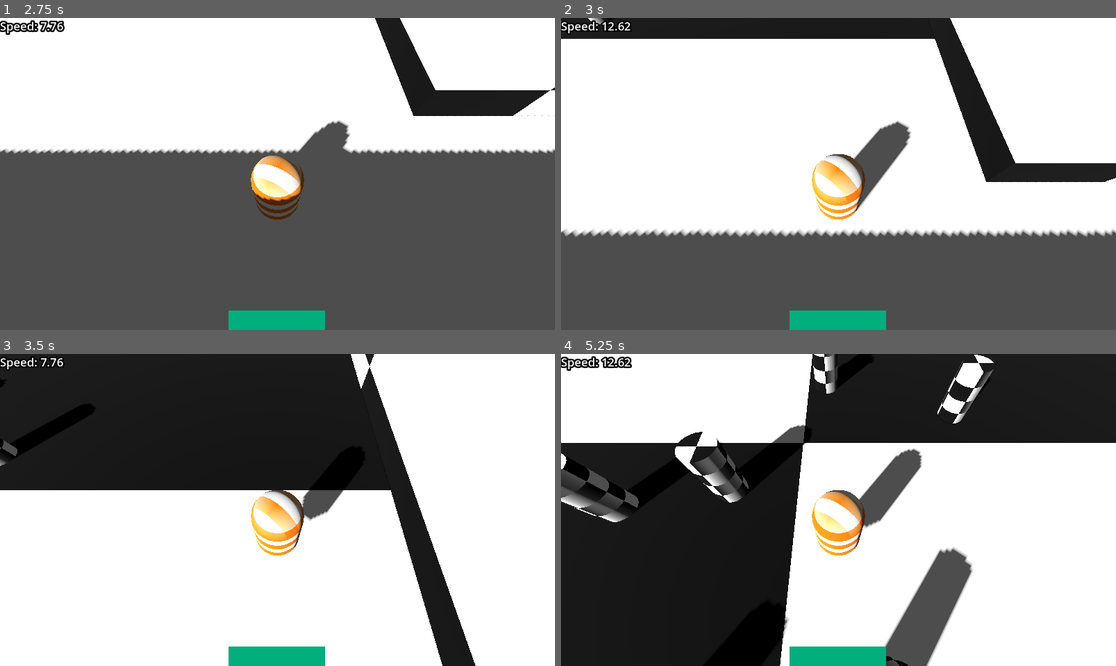
Above: before the commit, frames 1-4 (two rows, left to right).
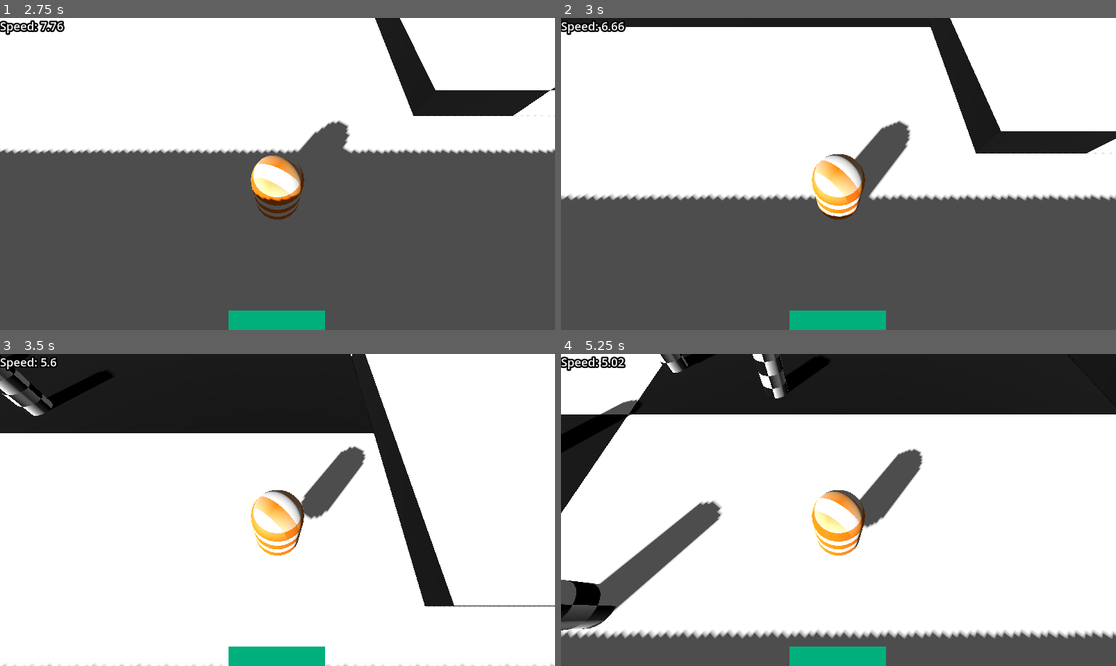
Above: after the commit, the same moments.

Repository: sammburr/terras-inter
Game: Godot game, scene res://scenes/tests/player_movement.tscn
Two runs of this game, one before a commit and one after it. Both use one fixed random seed, a clock stepped at 60 frames per second and the inputs below.
Inputs (mouse positions are in pixels of both pictures, inside the frame that each line leads up to):
- Up to frame 1 (2.75 s): tap Enter (ui_accept) at 0.5, 0.77, 1.52 s; move the mouse to (399, 158) at 0.52 s; hold D (move_right) 0.53-1.28 s; tap Shift (dash) at 0.6, 1.35, 2.1 s; click (399, 158) at 0.67 s; move the mouse to (166, 189) at 1.27 s; hold S (move_back) 1.28-2.03 s; click (166, 189) at 1.42 s; move the mouse to (333, 105) at 2.02 s; hold D (move_right) from 2.03 s (still down); click (333, 105) at 2.17 s
- Up to frame 2 (3 s): move the mouse to (810, 236) at 2.77 s; release D (move_right) at 2.78 s; hold W (move_forward) from 2.78 s (still down); tap Shift (dash) at 2.85 s; click (810, 236) at 2.92 s
- Up to frame 3 (3.5 s): keep holding W (move_forward); tap Enter (ui_accept) at 3.02 s
- Up to frame 4 (5.25 s): move the mouse to (1005, 556) at 3.52 s; release W (move_forward) at 3.53 s; hold A (move_left) 3.53-5.03 s; tap Shift (dash) at 3.6, 4.35, 5.1 s; click (1005, 556) at 3.67 s; tap Enter (ui_accept) at 3.77, 4.52 s; move the mouse to (672, 463) at 4.27 s; click (672, 463) at 4.42 s; move the mouse to (866, 510) at 5.02 s; hold S (move_back) from 5.03 s (still down); click (866, 510) at 5.17 s

Frame 1 is identical in both runs. In frame 2, 18% of the frame differs, in the area x 0-100%, y 0-71%; in frame 3, 16%; in frame 4, 49%, in the area x 0-100%, y 0-100%.

Commit message:
Refactor: some code comments

Diff:
--- a/scripts/player/player_movement.gd
+++ b/scripts/player/player_movement.gd
@@ -11,6 +11,7 @@
 @export var time_per_stamina : int
 @export var walk_speed_recovery : float = 2.0
 
+#TODO: make exported var?
 const JUMP_VELOCITY = 4.5
 
 var stamina_timer : Timer
@@ -19,6 +20,7 @@
 func _ready() -> void:
 	current_speed = base_speed
 
+	# start a timer that periodically recharges stamina
 	stamina_timer = Timer.new()
 	stamina_timer.wait_time = time_per_stamina
 	stamina_timer.autostart = true
@@ -27,6 +29,7 @@
 
 func _input(event: InputEvent) -> void:
 	if event is InputEventMouseMotion:
+		# Point player toward mouse on ground
 		var mouse_pos = event.position
 		var ray_origin = camera.project_ray_origin(mouse_pos)
 
@@ -42,14 +45,16 @@
 		if !result.is_empty():
 			body.look_at(Vector3(result.position.x, body.global_position.y, result.position.z))
 
+	# Handle dashing
 	elif Input.is_action_just_pressed("dash"):
-		ui.sprint_charges.try_use_charge()
-		current_speed = dash_speed
+		if ui.sprint_charges.try_use_charge():
+			current_speed = dash_speed
 
+	# Handle camera zoom
 	elif event is InputEventMouseButton:
-		if event.button_index == MOUSE_BUTTON_WHEEL_UP:
+		if event.button_index == MOUSE_BUTTON_WHEEL_DOWN:
 			camera.global_position += camera.global_basis.z
-		elif event.button_index == MOUSE_BUTTON_WHEEL_DOWN:
+		elif event.button_index == MOUSE_BUTTON_WHEEL_UP:
 			camera.global_position -= camera.global_basis.z
 
 
